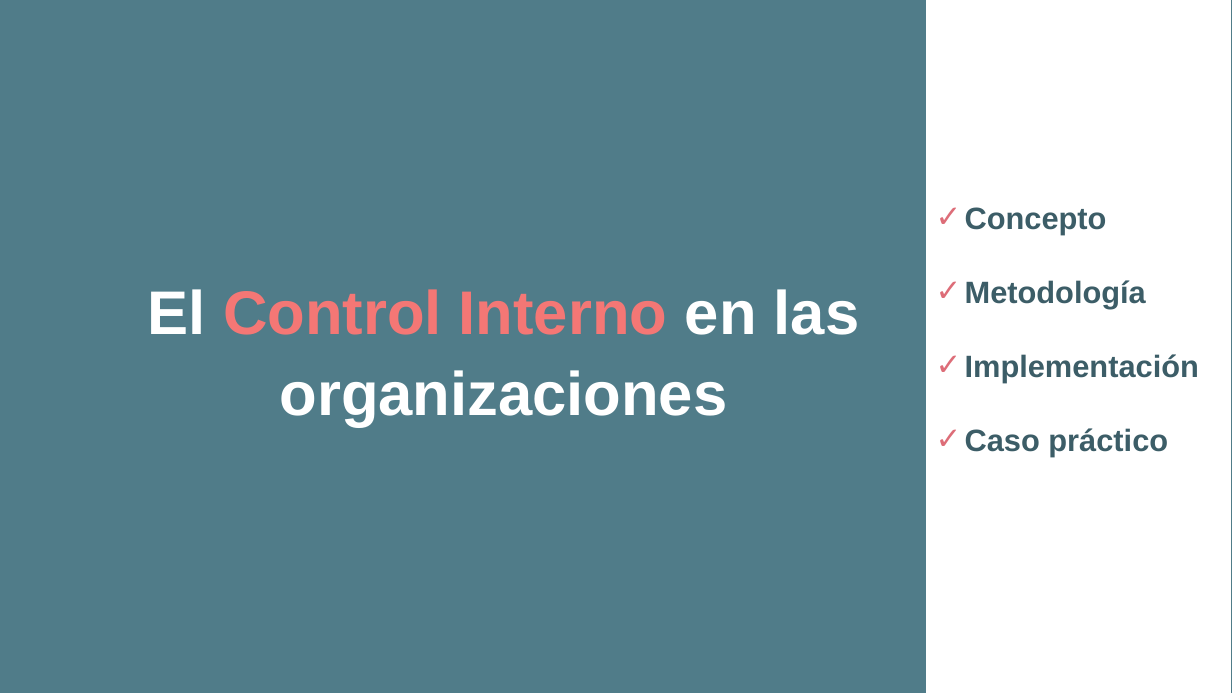
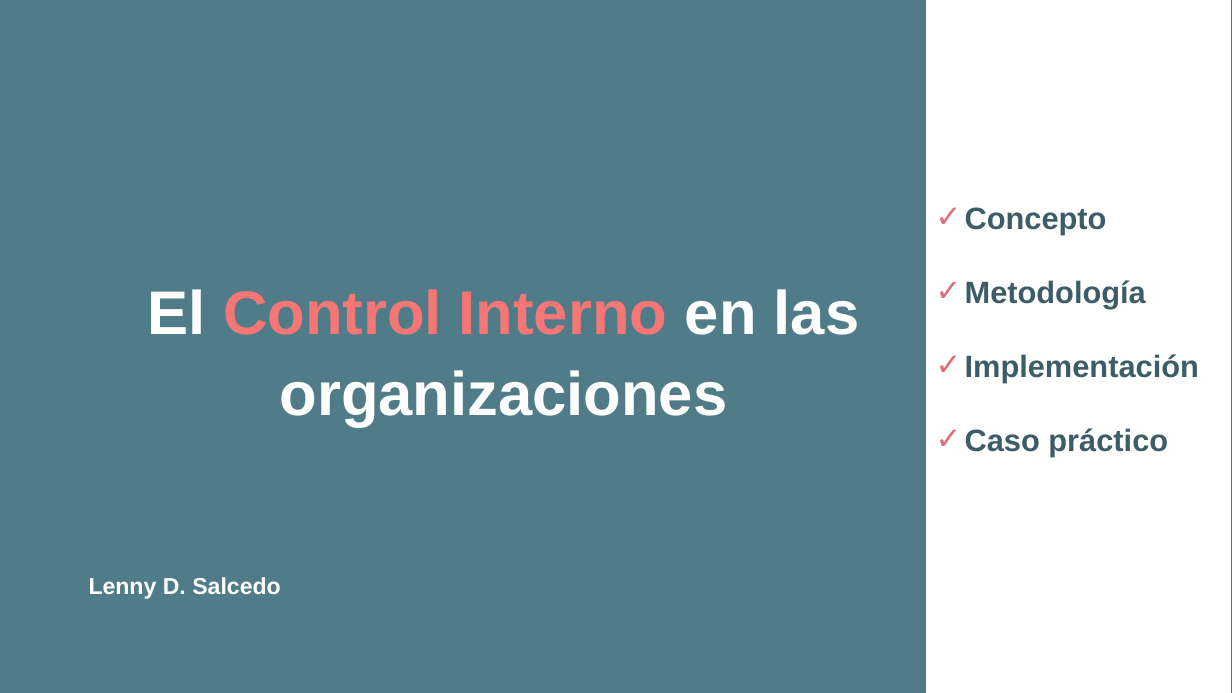
Before and after one commit to cghv94/cghv94.github.io, a slide deck: slide 1 of control interno.pptx. Drawn at 1232x693 pixels with LibreOffice and Linux fonts; fonts in the diff are those of the drawing. Boxes give left, top, right and bottom in pixels: in the first picture for what was removed or moved away, otherwise in the second. Text is boxed around its words. In the diff, an @@ line names an element or a change of style, - is before the commit and + after.

```diff
--- a/control interno.pptx
+++ b/control interno.pptx
@@ text added at (89, 577, 281, 599), 18 pt, text #FFFFFF, bold @@
+Lenny D. Salcedo
```
